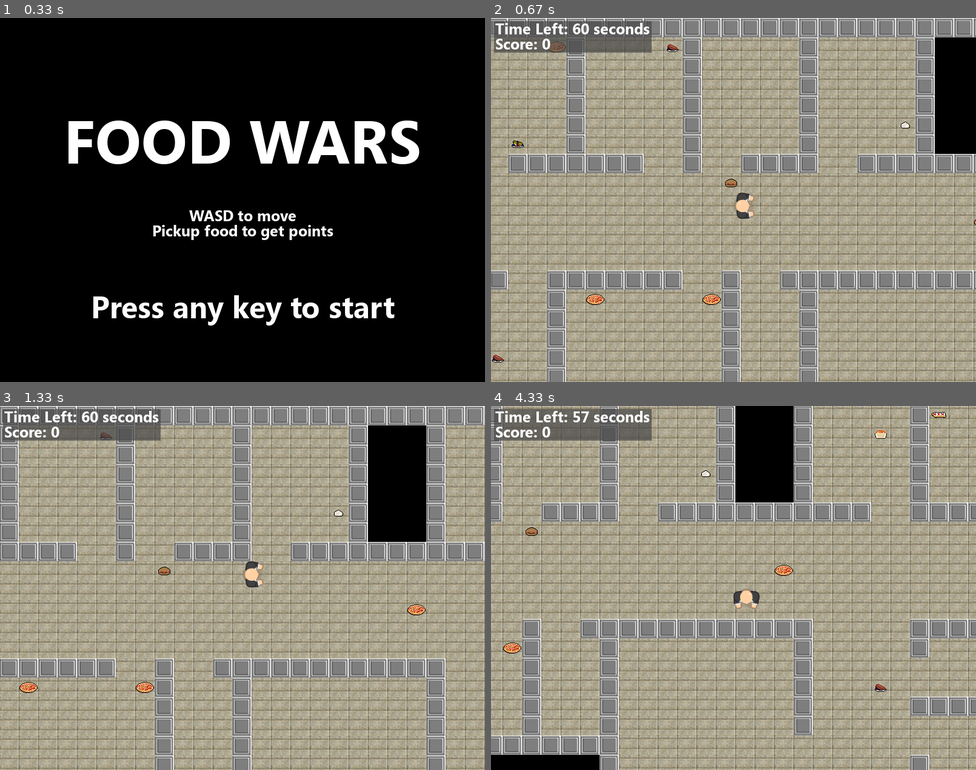
Above: before the commit, frames 1-4 (two rows, left to right).
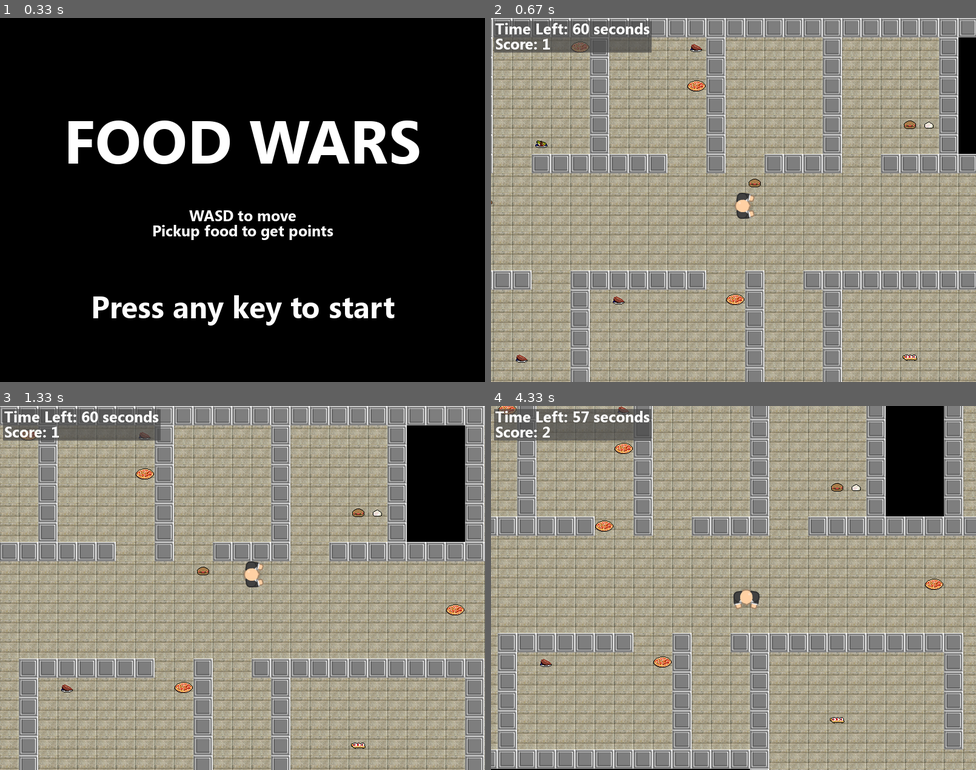
Above: after the commit, the same moments.

Repository: bly852/ICS3U1
Game: pygame game, started from (19.12.06) Culminating/game.py
Same seed, same stepped clock (60 frames per second), same inputs: the game is played once before the commit and once after it.
Inputs:
- Up to frame 1 (0.33 s): no input
- Up to frame 2 (0.67 s): hold D from 0.33 s (still down)
- Up to frame 3 (1.33 s): release D at 0.8 s; hold W 0.88-1.18 s; hold D from 1.22 s (still down)
- Up to frame 4 (4.33 s): release D at 1.68 s; hold A 1.72-2.25 s; hold S 2.28-2.58 s; hold A 2.62-3.02 s; hold W 3.05-3.42 s; hold D 3.45-4.08 s; hold S from 4.12 s (still down)

Frame 1 is identical in both runs. In frame 2, 34% of the frame differs, in the area x 0-100%, y 0-100%; in frame 3, 24%; in frame 4, 62%.

Commit message:
FPS Optimization

Diff:
--- a/(19.12.06) Culminating/game.py
+++ b/(19.12.06) Culminating/game.py
@@ -38,14 +38,14 @@
         map_folder = path.join(game_folder, 'maps')
         image_folder = path.join(game_folder, 'images')
         self.map = Map(path.join(map_folder, 'tdss.txt'))
-        self.floor_image = pygame.image.load(path.join(image_folder, floor_image))
-        self.wall_image = pygame.image.load(path.join(image_folder, wall_image))
-        self.player_image = pygame.image.load(path.join(image_folder, player_image))
-        self.abyss_image = pygame.image.load(path.join(image_folder, abyss_image))
+        self.floor_image = pygame.image.load(path.join(image_folder, floor_image)).convert_alpha()
+        self.wall_image = pygame.image.load(path.join(image_folder, wall_image)).convert_alpha()
+        self.player_image = pygame.image.load(path.join(image_folder, player_image)).convert_alpha()
+        self.abyss_image = pygame.image.load(path.join(image_folder, abyss_image)).convert_alpha()
 
         # GUI Images
-        self.game_over = pygame.image.load(path.join(image_folder, 'Transparent Grey Layer.png'))
-        self.scoreboard_backround = pygame.image.load(path.join(image_folder, 'Scoreboard Grey Layer.png'))
+        self.game_over = pygame.image.load(path.join(image_folder, 'Transparent Grey Layer.png')).convert_alpha()
+        self.scoreboard_backround = pygame.image.load(path.join(image_folder, 'Scoreboard Grey Layer.png')).convert_alpha()
 
     def draw_text(self, text, font_name, size, colour, x, y, align="topleft"):
         """
--- a/(19.12.06) Culminating/settings.py
+++ b/(19.12.06) Culminating/settings.py
@@ -20,7 +20,7 @@
 
 # game options
 width, height = 800, 600 # (640x480 or 800x600 or 1024x768 or 1280x1024)
-fps = 240 # fps limit
+fps = 60 # fps limit
 title = 'Food Wars'
 time_limit = 60 # game time limit in seconds
 
@@ -32,7 +32,7 @@
 
 
 # player settings
-player_speed = 500
+player_speed = 400
 
 
 # images
@@ -43,7 +43,7 @@
 
 
 # food settings
-food_spawn_rate = 50 # lower number = more food
+food_spawn_rate = 30 # lower number = more food
 food_spawn_timer = 0.25 # seconds between food spawn
 
 
